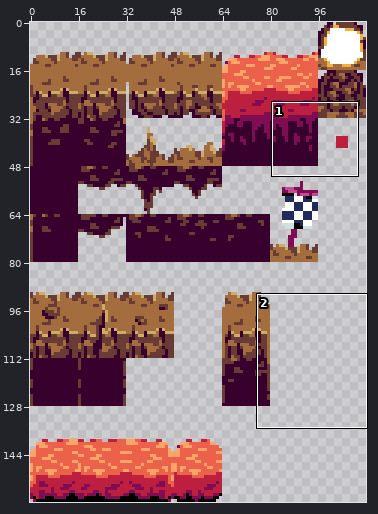
Sprite sheet -- proyecto/tilemaps/tileset.png. Above, an overview of the earlier version with the close-up marked.
Close-up. Old version:
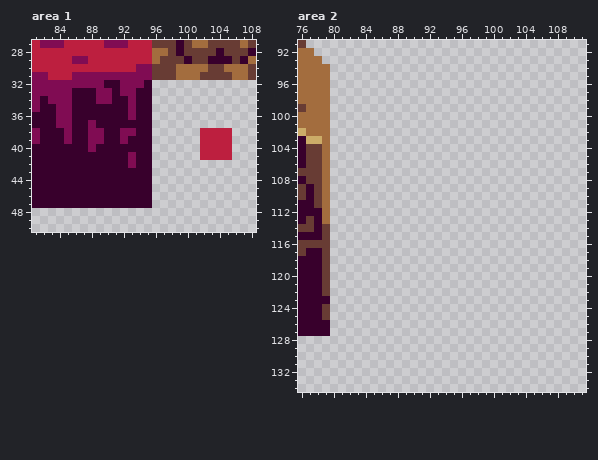
The file is 112x160 pixels. Shown: area 1: x 81..108, y 27..50; area 2: x 76..111, y 91..134.
Once edited:
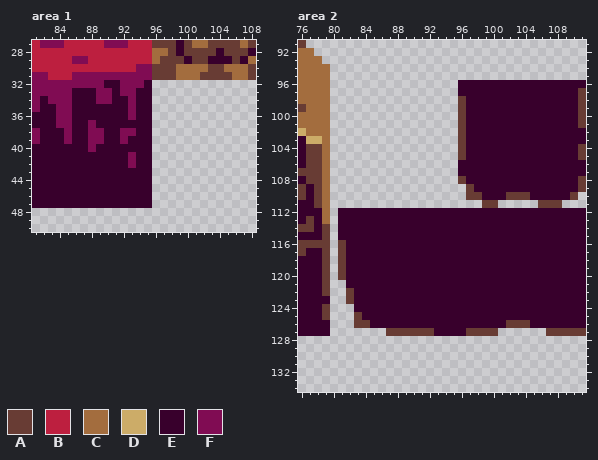
Palette (. is transparent): A #683c34  B #bd1f3f  C #a36d3e  D #ccac68  E #38002c  F #800c53
Edits made:
Area 1:
The author cleared colour B in rows 38 to 41 at x 102 to 105.
Area 2:
Colour A now appears in row 97 at x 111; in rows 98 to 101 at x 96 and 111; in rows 102 to 103 at x 96; in rows 104 to 105 at x 96 and 111; in row 108 at x 96 and 111; in row 109 at x 97 and 111.
Colour A now appears in row 110 at x 97 to 98, 102 to 104 and 110; in row 111 at x 99 to 100 and 106 to 108; in rows 116 to 120 at x 81; in rows 122 to 123 at x 82; in row 125 at x 83; in row 126 at x 83 to 84 and 102 to 104.
Colour A now appears in row 127 at x 87 to 92, 97 to 100 and 107 to 111.
Colour E now appears in row 96 at x 96 to 111; in row 97 at x 96 to 110; in rows 98 to 101 at x 97 to 110; in rows 102 to 103 at x 97 to 111; in rows 104 to 105 at x 97 to 110; in rows 106 to 107 at x 96 to 111.
Colour E now appears in row 108 at x 97 to 110; in row 109 at x 98 to 110; in row 110 at x 99 to 101 and 105 to 109; in rows 112 to 115 at x 81 to 111; in rows 116 to 121 at x 82 to 111; in rows 122 to 124 at x 83 to 111.
Colour E now appears in row 125 at x 84 to 111; in row 126 at x 85 to 101 and 105 to 111; in row 127 at x 93 to 96.
Pixel boxes of the changes (left, top, right, bottom) in both close-ups:
erased: (200, 128, 232, 160)
added: (338, 80, 586, 336)
